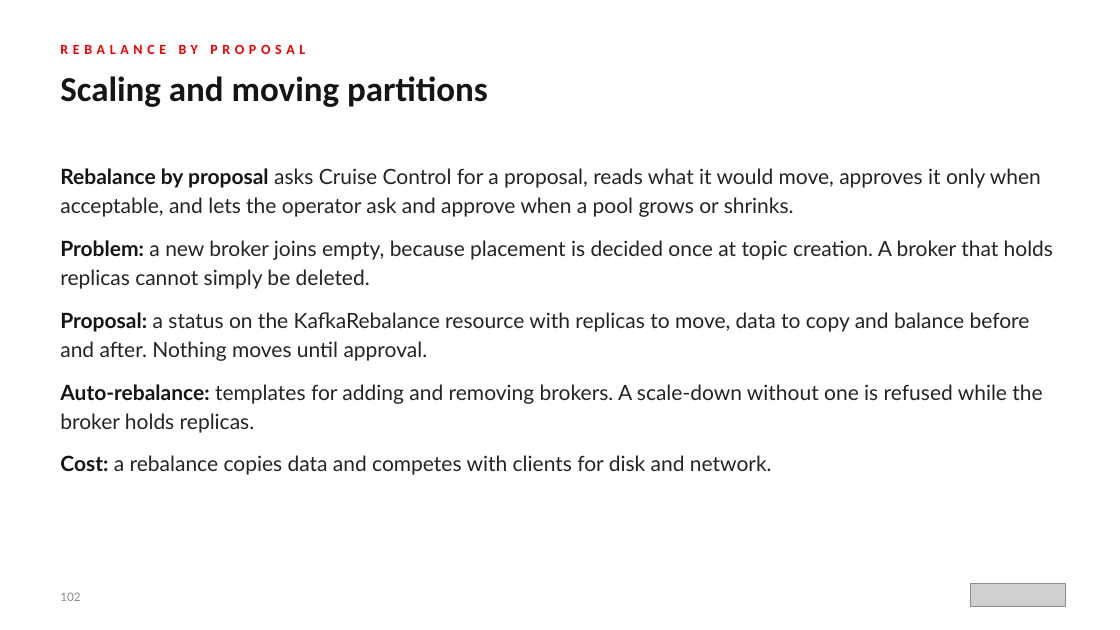
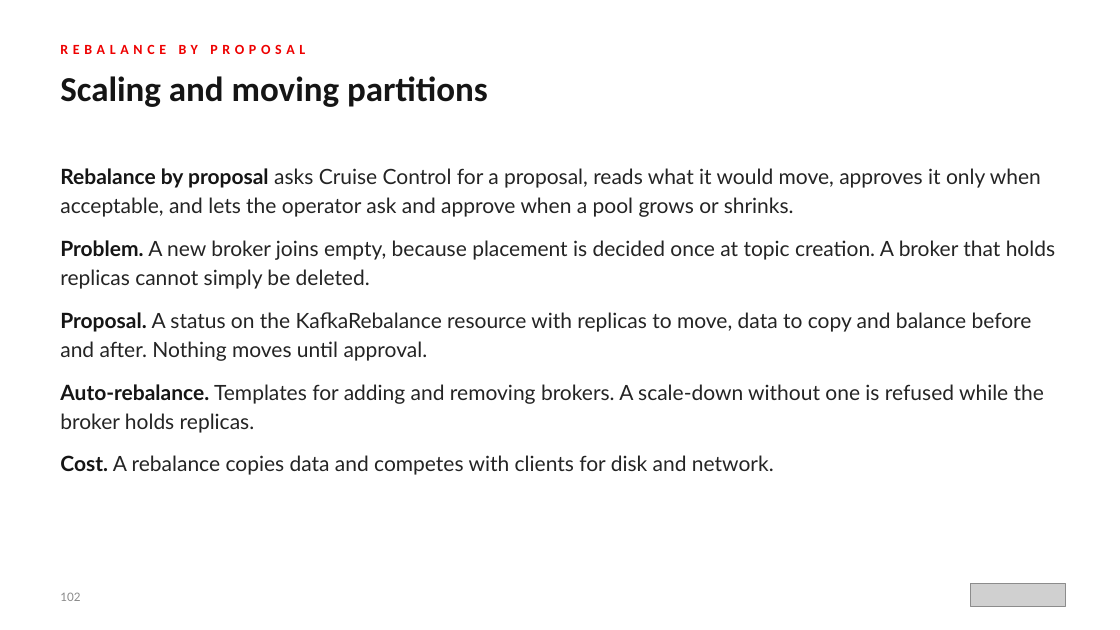
Before and after one commit to patterncatalyst/event-driven-patterns-with-quarkus-and-camel, a slide deck: slide 102 of lgtm-presentation/Event-Driven-Patterns-with-Quarkus-and-Camel.pptx. Drawn at 1120x630 pixels with LibreOffice and Linux fonts; fonts in the diff are those of the drawing; grey boxes stand for pictures. Boxes give left, top, right and bottom in pixels: in the first picture for what was removed or moved away, otherwise in the second. Text is boxed around its words. In the diff, an @@ line names an element or a change of style, - is before the commit and + after.

```diff
--- a/lgtm-presentation/Event-Driven-Patterns-with-Quarkus-and-Camel.pptx
+++ b/lgtm-presentation/Event-Driven-Patterns-with-Quarkus-and-Camel.pptx
@@ text at box(60, 240, 1055, 475): text changed @@
-● Problem: a new broker joins empty, because placement is decided once at topic creation. A broker that holds replicas cannot simply be deleted.
-● Proposal: a status on the KafkaRebalance resource with replicas to move, data to copy and balance before and after. Nothing moves until approval.
-● Auto-rebalance: templates for adding and removing brokers. A scale-down without one is refused while the broker holds replicas.
-● Cost: a rebalance copies data and competes with clients for disk and network.
+● Problem. A new broker joins empty, because placement is decided once at topic creation. A broker that holds replicas cannot simply be deleted.
+● Proposal. A status on the KafkaRebalance resource with replicas to move, data to copy and balance before and after. Nothing moves until approval.
+● Auto-rebalance. Templates for adding and removing brokers. A scale-down without one is refused while the broker holds replicas.
+● Cost. A rebalance copies data and competes with clients for disk and network.
```
Also in this commit, not shown: 27 other slides changed, 22 other files.
